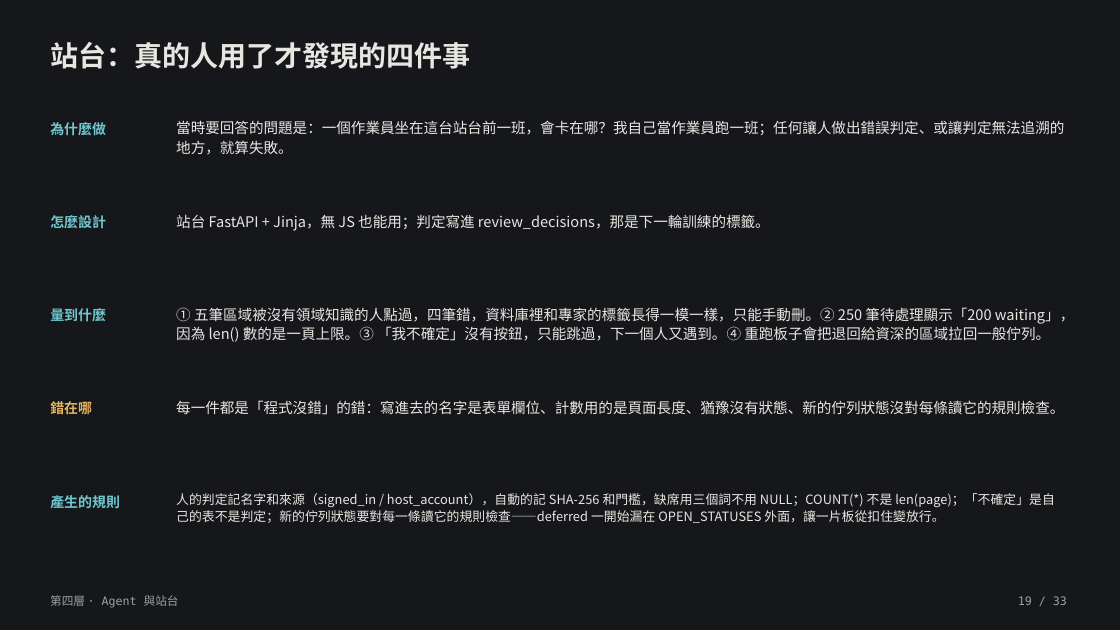
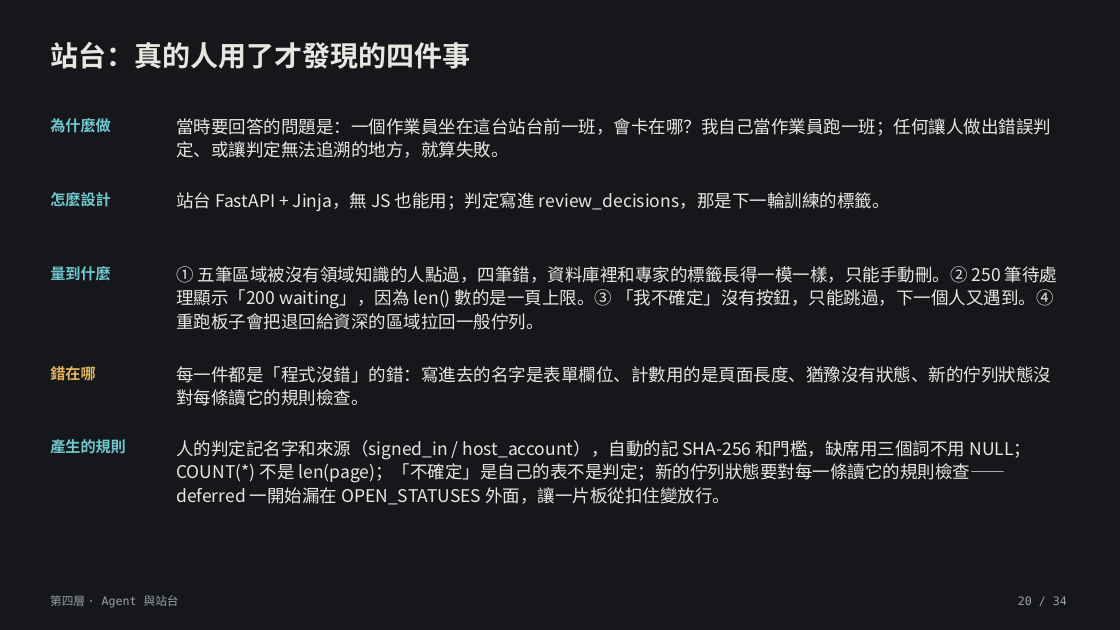
Before and after one commit to lin891020/aoi-agent, a slide deck: slide 20 of docs/deck/aoi-agent-journey.zh-TW.pptx (slide 19 before the commit). Drawn at 1120x630 pixels with LibreOffice and Linux fonts; fonts in the diff are those of the drawing. Boxes give left, top, right and bottom in pixels: in the first picture for what was removed or moved away, otherwise in the second. Text is boxed around its words. In the diff, an @@ line names an element or a change of style, - is before the commit and + after.

```diff
--- a/docs/deck/aoi-agent-journey.zh-TW.pptx
+++ b/docs/deck/aoi-agent-journey.zh-TW.pptx
@@ text "怎麼設計": place and size @@
-text "怎麼設計" at box(50, 215, 106, 228)
+text "怎麼設計" at box(50, 192, 111, 207)
@@ text "站台 FastAPI + Jinja，無 JS ...": place and size @@
-text "站台 FastAPI + Jinja，無 JS ..." at box(176, 214, 770, 231)
+text "站台 FastAPI + Jinja，無 JS ..." at box(176, 192, 890, 211)
@@ text "量到什麼": place and size @@
-text "量到什麼" at box(50, 308, 106, 321)
+text "量到什麼" at box(50, 266, 111, 281)
@@ text "① 五筆區域被沒有領域知識的人點過，四筆錯，資料庫裡和專家的標籤長得一模一樣，只能手動刪。② 250 筆待處理顯示「20 ...": place and size @@
-text "① 五筆區域被沒有領域知識的人點過，四筆錯，資料庫裡和專家的標籤長得一模一樣，只能手動刪。② 250 筆待處理顯示「20 ..." at box(176, 307, 1074, 342)
+text "① 五筆區域被沒有領域知識的人點過，四筆錯，資料庫裡和專家的標籤長得一模一樣，只能手動刪。② 250 筆待處理顯示「20 ..." at box(176, 266, 1057, 330)
@@ size 12 to 13 pt in 5 elements at box(50, 118, 111, 133), box(50, 266, 111, 281), box(50, 439, 126, 454), box(50, 192, 111, 207), box(50, 363, 95, 383) @@
@@ text "錯在哪": place and size @@
-text "錯在哪" at box(50, 401, 92, 414)
+text "錯在哪" at box(50, 363, 95, 383)
@@ size 12.5 to 15 pt; line spacing 1.1 to 1.12 in 4 elements at box(176, 118, 1051, 158), box(176, 192, 890, 211), box(176, 266, 1057, 330), box(176, 366, 1051, 406) @@
@@ text "每一件都是「程式沒錯」的錯：寫進去的名字是表單欄位、計數用的是頁面長度、猶豫沒有狀態、新的佇列狀態沒對每條讀它的規則檢查 ...": place and size @@
-text "每一件都是「程式沒錯」的錯：寫進去的名字是表單欄位、計數用的是頁面長度、猶豫沒有狀態、新的佇列狀態沒對每條讀它的規則檢查 ..." at box(176, 400, 1064, 415)
+text "每一件都是「程式沒錯」的錯：寫進去的名字是表單欄位、計數用的是頁面長度、猶豫沒有狀態、新的佇列狀態沒對每條讀它的規則檢查 ..." at box(176, 366, 1051, 406)
@@ text "產生的規則": place and size @@
-text "產生的規則" at box(50, 495, 120, 508)
+text "產生的規則" at box(50, 439, 126, 454)
@@ text "人的判定記名字和來源（signed_in / host_account），自動的記 SHA-256 和門檻，缺席用三個詞 ...": place and size @@
-text "人的判定記名字和來源（signed_in / host_account），自動的記 SHA-256 和門檻，缺席用三個詞 ..." at box(176, 493, 1055, 523)
+text "人的判定記名字和來源（signed_in / host_account），自動的記 SHA-256 和門檻，缺席用三個詞 ..." at box(176, 440, 1031, 505)
@@ text "人的判定記名字和來源（signed_in / host_account），自動的記 SHA-256 和門檻，缺席用三個詞 ..." at box(176, 440, 1031, 505): size 11 to 15 pt; line spacing 1.1 to 1.12 @@
@@ text at box(1018, 596, 1067, 605): text changed @@
-19 / 33
+20 / 34
```
Also in this commit, not shown: 31 other slides changed, 2 slides added, 1 slide removed, 8 other files.
